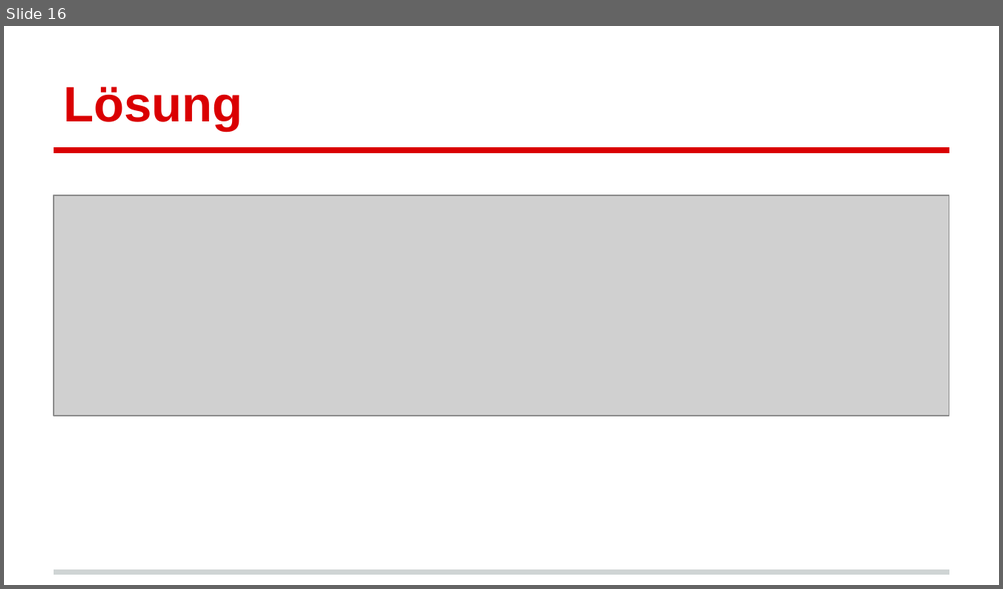
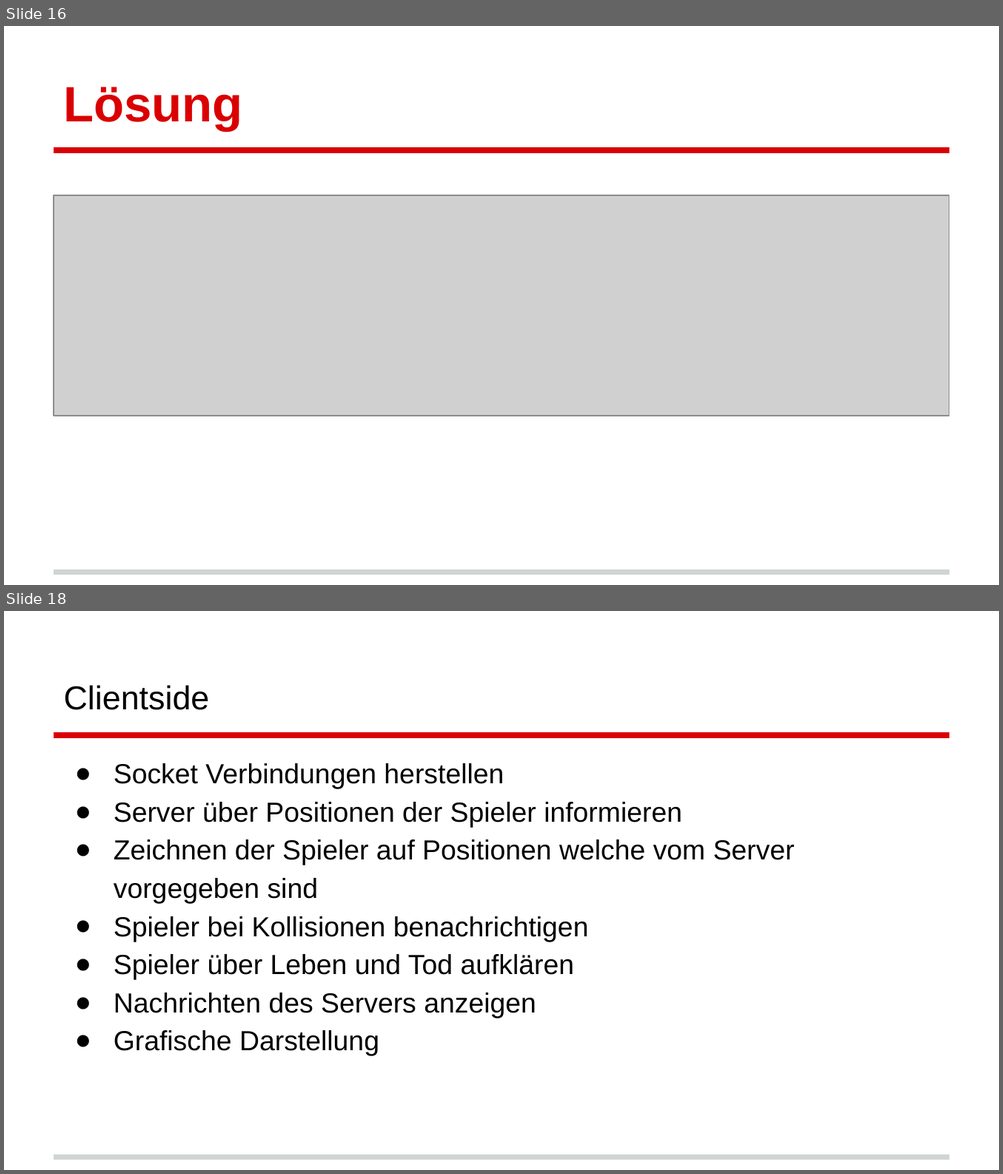
Before and after one commit to Toixinhell/Versteckies, a slide deck: Semesterarbeit Scriptsprachen.pptx. Shown one above the other, each under a label of ours: slide 16 before the commit, slides 16 and 18 after it; the slides between them are not shown. The pictures are 1003x589 and 1003x1174 pixels, drawn with LibreOffice and Linux fonts; fonts in the diff are those of the drawing; grey boxes stand for pictures. Boxes give left, top, right and bottom in pixels: in the first picture for what was removed or moved away, otherwise in the second. Text is boxed around its words. In the diff, an @@ line names an element or a change of style, - is before the commit and + after.

Commit message:
added 2 slides

```diff
--- a/Semesterarbeit Scriptsprachen.pptx
+++ b/Semesterarbeit Scriptsprachen.pptx
@@ slide 18 added at [4,611,999,1170], background #FFFFFF; not listed: 2 template elements that a slide beside it also shows @@
@@ title added at [64,685,210,710], 24 pt, text #000000 @@
+Clientside
@@ text added at [114,763,794,1056], 20 pt, text #000000 @@
+● Socket Verbindungen herstellen
+● Server über Positionen der Spieler informieren
+● Zeichnen der Spieler auf Positionen welche vom Server vorgegeben sind
+● Spieler bei Kollisionen benachrichtigen
+● Spieler über Leben und Tod aufklären
+● Nachrichten des Servers anzeigen
+● Grafische Darstellung
```
Also in this commit, not shown: 1 other slide added.
